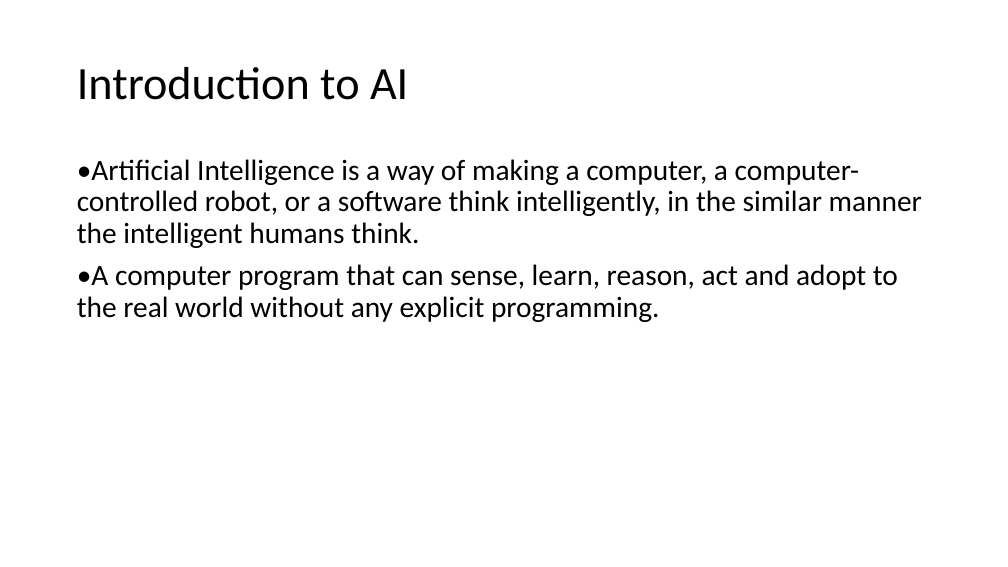
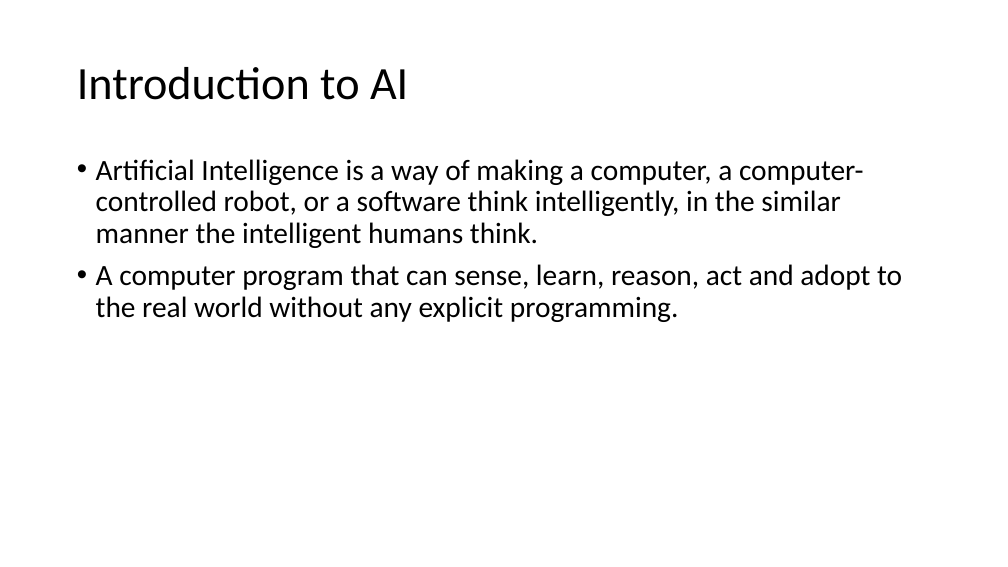
Before and after one commit to Racerxali/Billoo, a slide deck: slide 2 of AI.pptx. Drawn at 1008x567 pixels with LibreOffice and Linux fonts; fonts in the diff are those of the drawing. Boxes give left, top, right and bottom in pixels: in the first picture for what was removed or moved away, otherwise in the second. Text is boxed around its words. In the diff, an @@ line names an element or a change of style, - is before the commit and + after.

```diff
--- a/AI.pptx
+++ b/AI.pptx
@@ text at [96,159,902,322]: text changed @@
-•Artificial Intelligence is a way of making a computer, a computer-controlled robot, or a software think intelligently, in the similar manner the intelligent humans think.
-•A computer program that can sense, learn, reason, act and adopt to the real world without any explicit programming.
+• Artificial Intelligence is a way of making a computer, a computer-controlled robot, or a software think intelligently, in the similar manner the intelligent humans think.
+• A computer program that can sense, learn, reason, act and adopt to the real world without any explicit programming.
```
Also in this commit, not shown: 6 other slides changed, 1 slide added, 5 slides removed.
